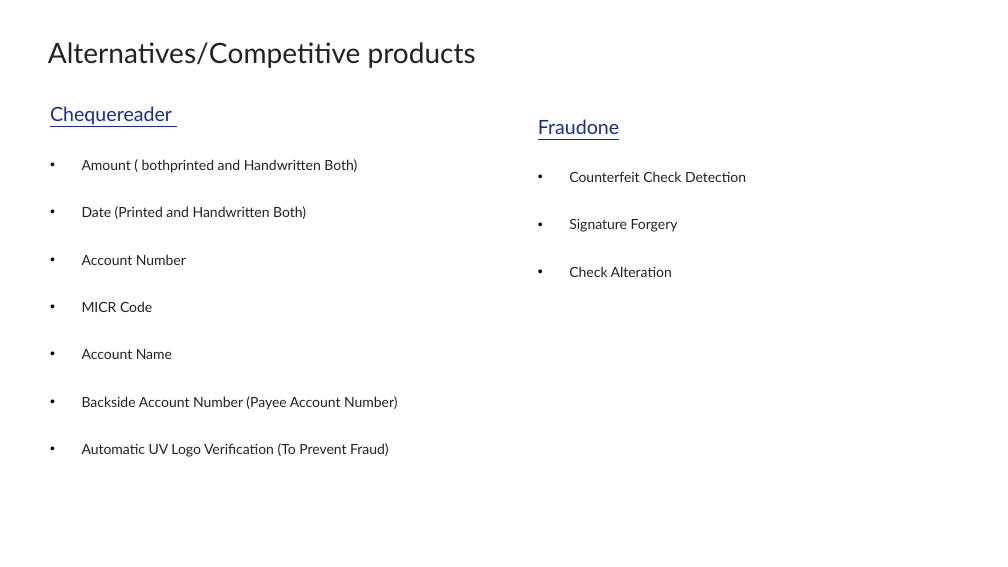
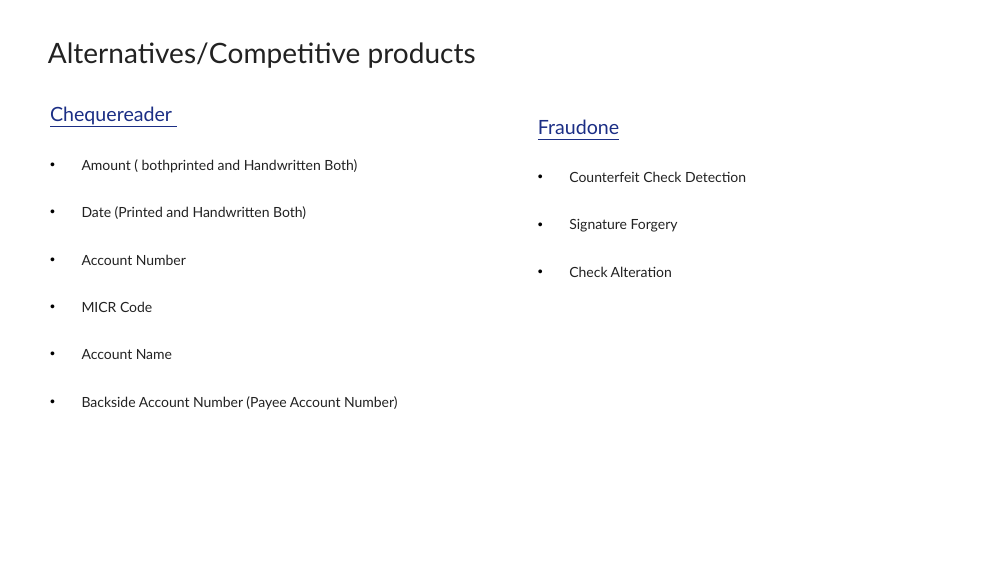
Before and after one commit to siva-tcs/TG-Auto-check, a slide deck: slide 4 of bob_automatedcheck_3GuysFromEdinburgh.pptx. Drawn at 1008x567 pixels with LibreOffice and Linux fonts; fonts in the diff are those of the drawing; background and template pictures are left out. Boxes give left, top, right and bottom in pixels: in the first picture for what was removed or moved away, otherwise in the second. Text is boxed around its words. In the diff, an @@ line names an element or a change of style, - is before the commit and + after.

Commit message:
updated with competetor product, problem statement and key differentor

```diff
--- a/bob_automatedcheck_3GuysFromEdinburgh.pptx
+++ b/bob_automatedcheck_3GuysFromEdinburgh.pptx
@@ text at [82, 443, 389, 457]: paragraph removed @@
-• Automatic UV Logo Verification (To Prevent Fraud)
```
